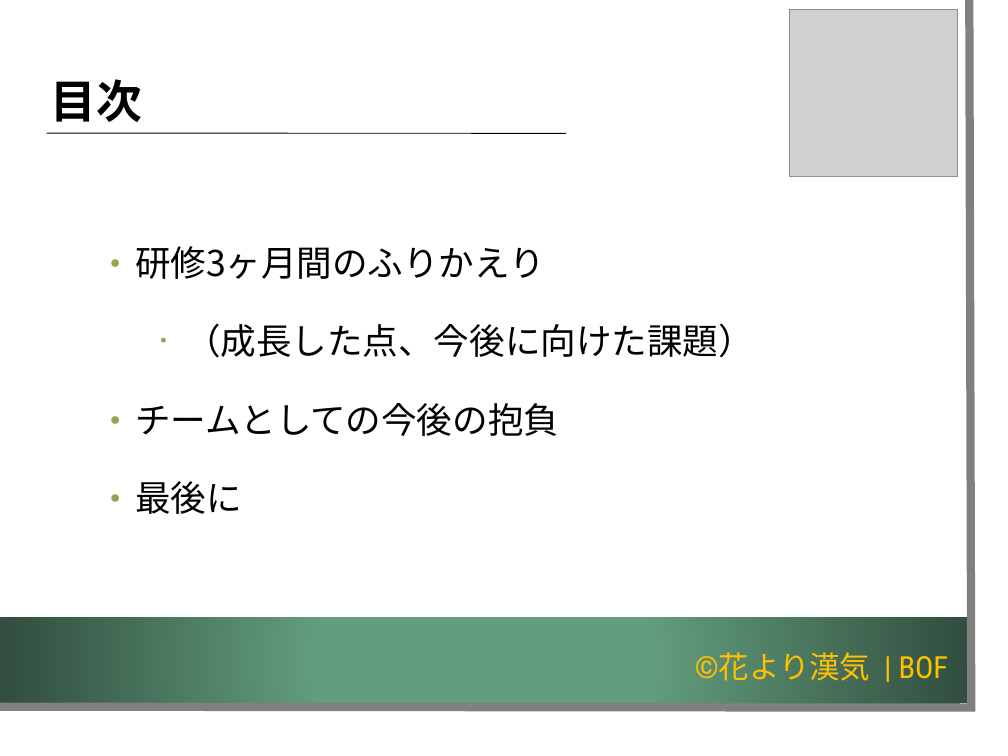
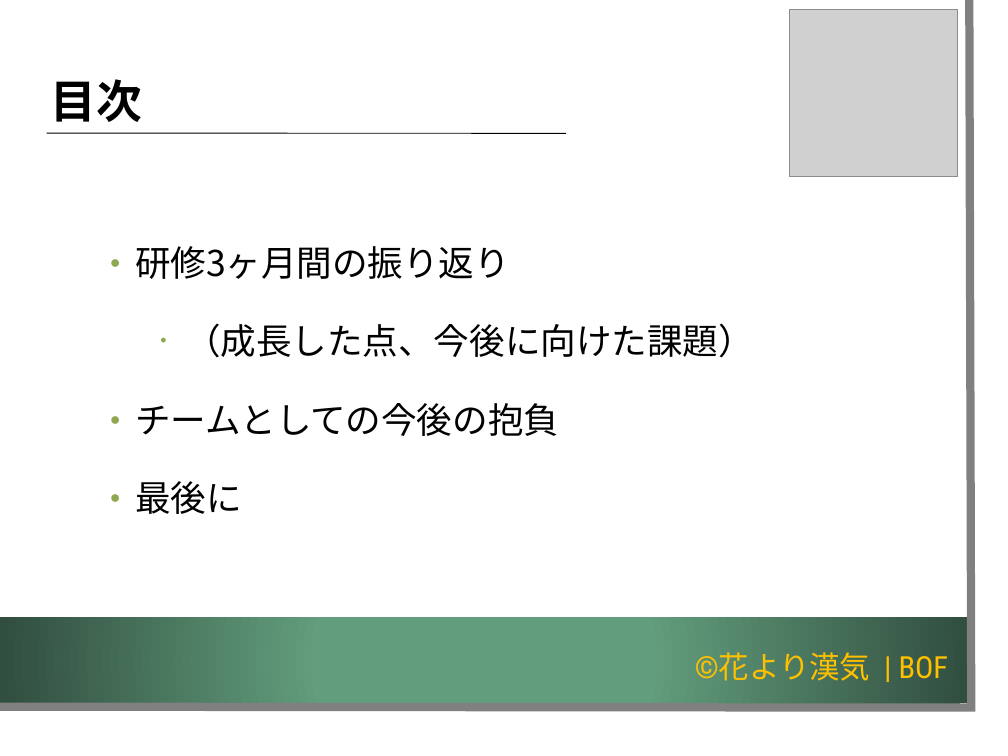
Before and after one commit to K-MIGTA/hanayoriRepo, a slide deck: slide 4 of 成果報告会_発表用スライド_チーム開発演習編集版_1.2.pptx. Drawn at 1008x756 pixels with LibreOffice and Linux fonts; fonts in the diff are those of the drawing; grey boxes stand for pictures; background and template pictures are left out. Boxes give left, top, right and bottom in pixels: in the first picture for what was removed or moved away, otherwise in the second. Text is boxed around its words. In the diff, an @@ line names an element or a change of style, - is before the commit and + after.

```diff
--- a/成果報告会_発表用スライド_チーム開発演習編集版_1.2.pptx
+++ b/成果報告会_発表用スライド_チーム開発演習編集版_1.2.pptx
@@ text at [135, 246, 510, 279]: text changed @@
-  ● 研修3ヶ月間のふりかえり
+  ● 研修3ヶ月間の振り返り
```
Also in this commit, not shown: 6 other slides changed.
